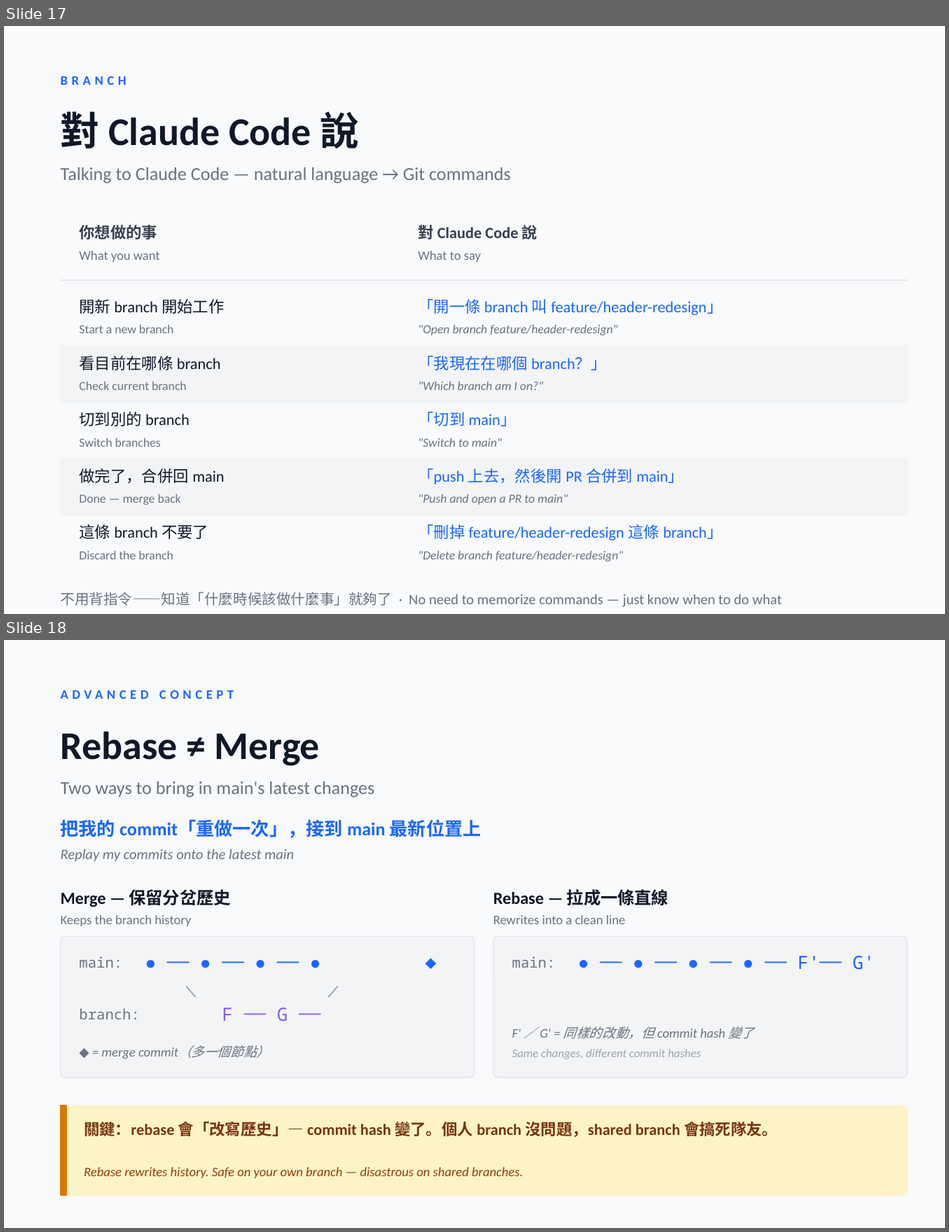
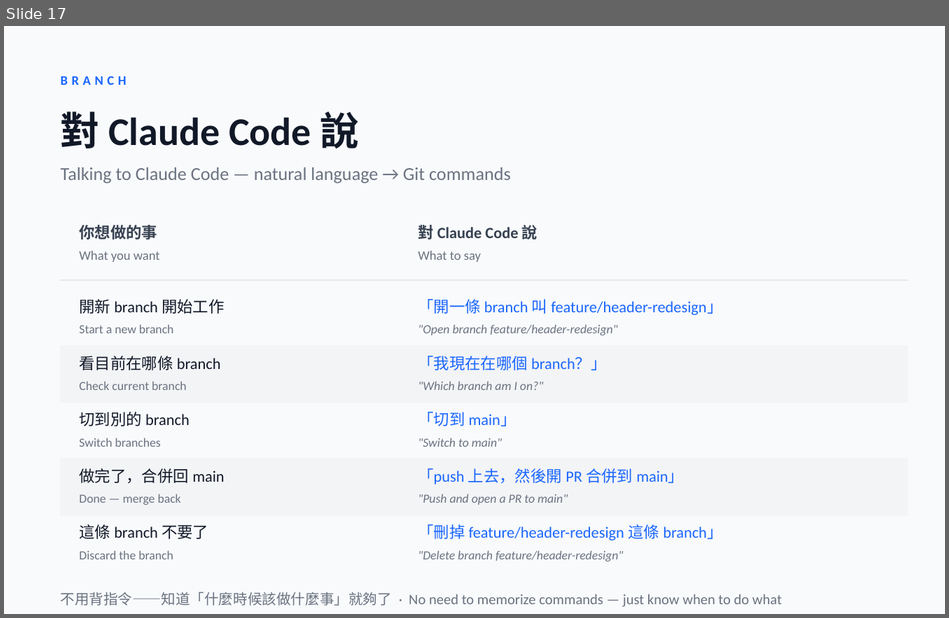
Before and after one commit to JiaWen-Shen/AI-design, a slide deck: proposals/week2-git-architecture.pptx. Shown one above the other, each under a label of ours: slides 17 and 18 before the commit, slide 17 after it. The pictures are 949x1232 and 949x618 pixels, drawn with LibreOffice and Linux fonts; fonts in the diff are those of the drawing. Boxes give left, top, right and bottom in pixels: in the first picture for what was removed or moved away, otherwise in the second. Text is boxed around its words. In the diff, an @@ line names an element or a change of style, - is before the commit and + after.

```diff
--- a/proposals/week2-git-architecture.pptx
+++ b/proposals/week2-git-architecture.pptx
@@ slide 18 removed at bbox=[4, 640, 945, 1228], background #F8FAFC @@
@@ text removed at bbox=[61, 690, 234, 699] @@
-ADVANCED CONCEPT
@@ text removed at bbox=[61, 731, 320, 766] @@
-Rebase ≠ Merge
@@ text removed at bbox=[61, 781, 374, 798] @@
-Two ways to bring in main's latest changes
@@ text removed at bbox=[61, 819, 481, 838] @@
-把我的 commit「重做一次」，接到 main 最新位置上
@@ text removed at bbox=[61, 849, 294, 862] @@
-Replay my commits onto the latest main
@@ text removed at bbox=[61, 889, 230, 907] @@
-Merge — 保留分岔歷史
@@ text removed at bbox=[493, 889, 668, 906] @@
-Rebase — 拉成一條直線
@@ text removed at bbox=[61, 915, 191, 926] @@
-Keeps the branch history
@@ text removed at bbox=[493, 915, 626, 924] @@
-Rewrites into a clean line
@@ rounded rectangle removed at bbox=[61, 936, 474, 1078] @@
@@ text removed at bbox=[145, 951, 465, 974] @@
-● ── ● ── ● ── ● ◆
@@ rounded rectangle removed at bbox=[493, 936, 907, 1078] @@
@@ text removed at bbox=[79, 956, 122, 968] @@
-main:
@@ text removed at bbox=[512, 956, 556, 968] @@
-main:
@@ text removed at bbox=[798, 956, 874, 970] @@
-● ── ● ── ● ── ● ── F'── G'
@@ text removed at bbox=[145, 981, 465, 1001] @@
-╲ ╱
@@ text removed at bbox=[79, 1008, 139, 1019] @@
-branch:
@@ text removed at bbox=[222, 1008, 288, 1021] @@
-F ── G ──
@@ text removed at bbox=[512, 1026, 754, 1039] @@
-F' ／ G' = 同樣的改動，但 commit hash 變了
@@ text removed at bbox=[101, 1045, 269, 1059] @@
-◆ = merge commit（多一個節點）
@@ text removed at bbox=[512, 1049, 700, 1059] @@
-Same changes, different commit hashes
@@ rounded rectangle removed at bbox=[61, 1105, 907, 1195] @@
@@ rectangle removed at bbox=[61, 1105, 66, 1195] @@
@@ text removed at bbox=[84, 1122, 778, 1137] @@
-關鍵：rebase 會「改寫歷史」— commit hash 變了。個人 branch 沒問題，shared branch 會搞死隊友。
@@ text removed at bbox=[84, 1167, 523, 1178] @@
-Rebase rewrites history. Safe on your own branch — disastrous on shared branches.
```
Also in this commit, not shown: 3 slides changed, 4 slides added, 2 other slides removed, 3 other files.
